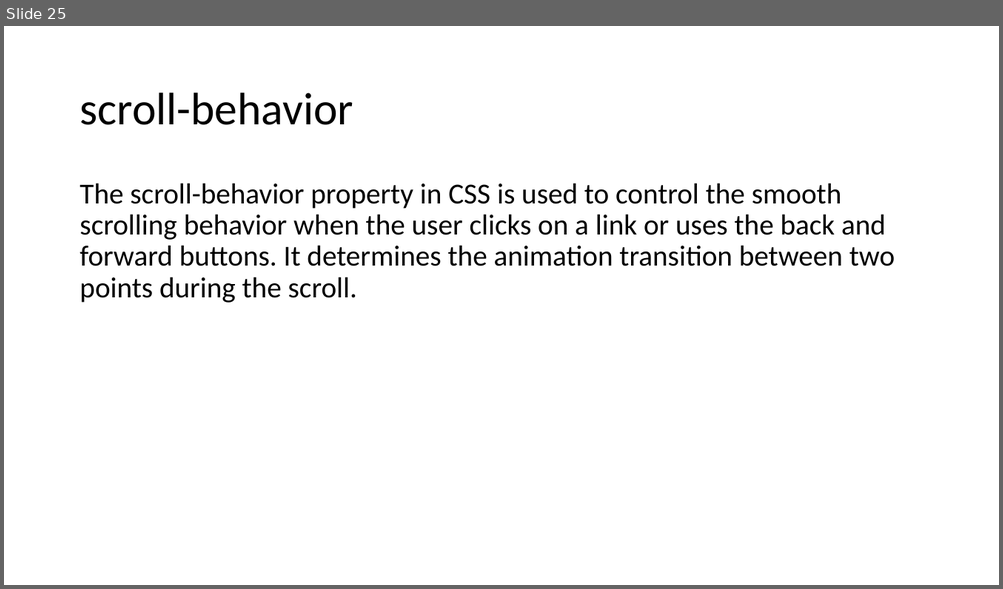
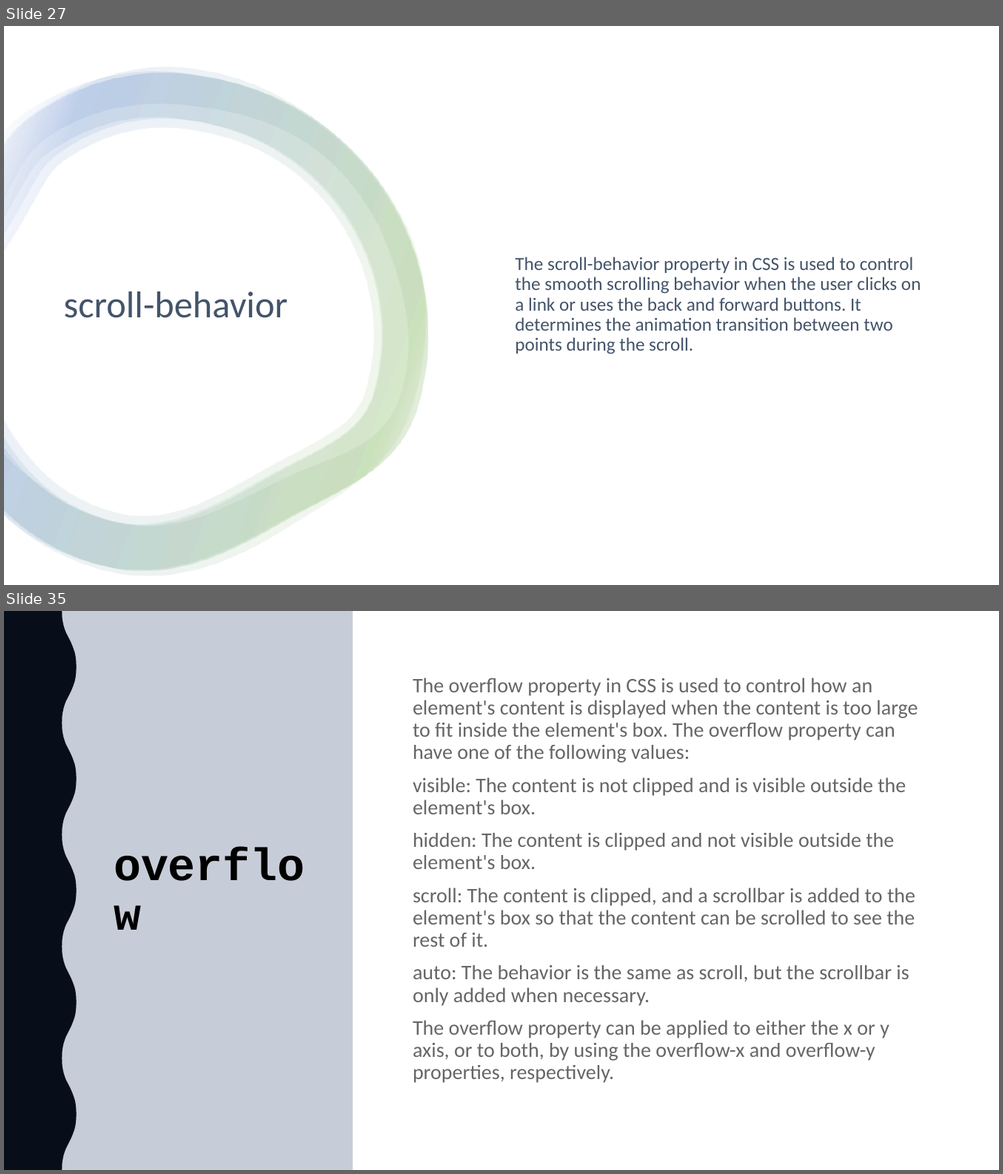
Before and after one commit to 1shaked/full-stack, a slide deck: 6ass/main6.pptx. Shown one above the other, each under a label of ours: slide 25 before the commit, slides 27 and 35 after it; the slides between them are not shown. The pictures are 1003x589 and 1003x1174 pixels, drawn with LibreOffice and Linux fonts; fonts in the diff are those of the drawing. Boxes give left, top, right and bottom in pixels: in the first picture for what was removed or moved away, otherwise in the second. Text is boxed around its words. In the diff, an @@ line names an element or a change of style, - is before the commit and + after.

```diff
--- a/6ass/main6.pptx
+++ b/6ass/main6.pptx
@@ slide 35 added at (x1=4, y1=611, x2=999, y2=1170), background #FFFFFF @@
@@ rectangle added at (x1=4, y1=611, x2=353, y2=1170), fill #FFFFFF @@
@@ rectangle added at (x1=4, y1=611, x2=353, y2=1170), fill #203864 at 25% opacity @@
@@ freeform shape added at (x1=4, y1=611, x2=77, y2=1170), fill #000000 @@
@@ freeform shape added at (x1=4, y1=611, x2=77, y2=1170), fill #203864 at 25% opacity @@
@@ title added at (x1=106, y1=662, x2=323, y2=1121), 44 pt, text #000000, bold @@
+overflow
@@ text added at (x1=412, y1=678, x2=917, y2=1083), 20 pt, text #000000 at 60% opacity @@
+The overflow property in CSS is used to control how an element's content is displayed when the content is too large to fit inside the element's box. The overflow property can have one of the following values:
+visible: The content is not clipped and is visible outside the element's box.
+hidden: The content is clipped and not visible outside the element's box.
+scroll: The content is clipped, and a scrollbar is added to the element's box so that the content can be scrolled to see the rest of it.
+auto: The behavior is the same as scroll, but the scrollbar is only added when necessary.
+The overflow property can be applied to either the x or y axis, or to both, by using the overflow-x and overflow-y properties, respectively.
@@ what was slide 25 is now slide 27 @@
@@ slide 27 changed as well @@
@@ rectangle added at (x1=4, y1=26, x2=999, y2=585), fill #FFFFFF @@
@@ group added at (x1=4, y1=67, x2=429, y2=577): 4 freeform shapes @@
@@ text "The scroll-behavior property in CSS ..." moved from (x1=79, y1=183, x2=894, y2=303) to (x1=515, y1=257, x2=921, y2=355) @@
@@ text "The scroll-behavior property in CSS ..." at (x1=515, y1=257, x2=921, y2=355): size 28 to 18 pt, text colour #000000 to #44546A; vertical alignment top to middle @@
@@ title "scroll-behavior" moved from (x1=79, y1=93, x2=353, y2=125) to (x1=64, y1=292, x2=287, y2=318) @@
@@ title "scroll-behavior" at (x1=64, y1=292, x2=287, y2=318): size 44 to 36 pt, text colour #000000 to #44546A @@
```
Also in this commit, not shown: 10 other slides changed, 17 other slides added, 3 slides removed, 28 other files.
